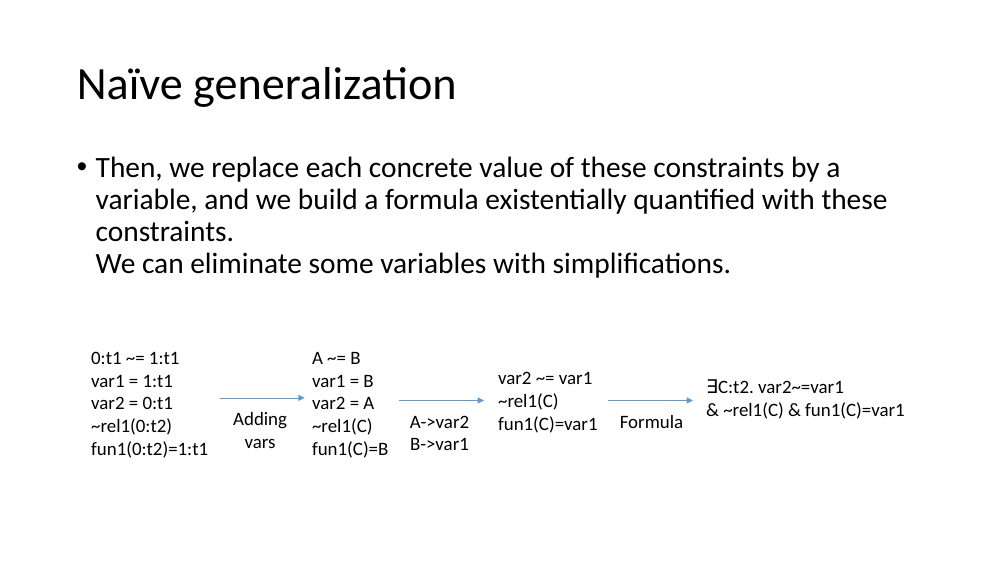
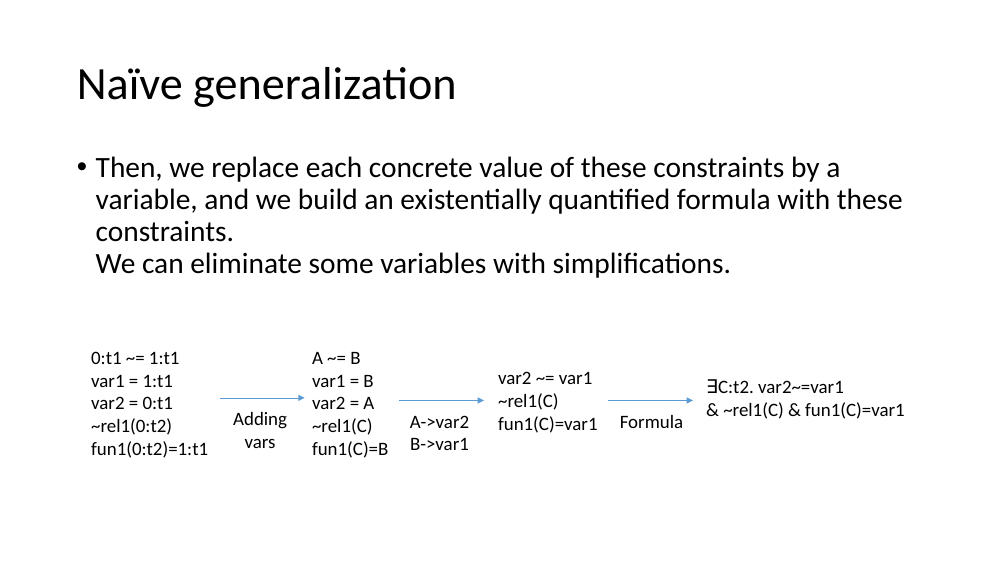
Before and after one commit to tjhance/ivy-research, a slide deck: slide 7 of invariant_synthesis/Invariant Synthesis.pptx. Drawn at 1008x567 pixels with LibreOffice and Linux fonts; fonts in the diff are those of the drawing. Boxes give left, top, right and bottom in pixels: in the first picture for what was removed or moved away, otherwise in the second. Text is boxed around its words. In the diff, an @@ line names an element or a change of style, - is before the commit and + after.

```diff
--- a/invariant_synthesis/Invariant Synthesis.pptx
+++ b/invariant_synthesis/Invariant Synthesis.pptx
@@ text at (96, 156, 903, 278): text changed @@
-• Then, we replace each concrete value of these constraints by a variable, and we build a formula existentially quantified with these constraints.
-  We can eliminate some variables with simplifications.
+• Then, we replace each concrete value of these constraints by a variable, and we build an existentially quantified formula with these constraints.
+  We can eliminate some variables with simplifications.
```
Also in this commit, not shown: 10 other slides changed, 13 slides added, 1 slide removed, 1 other file.
